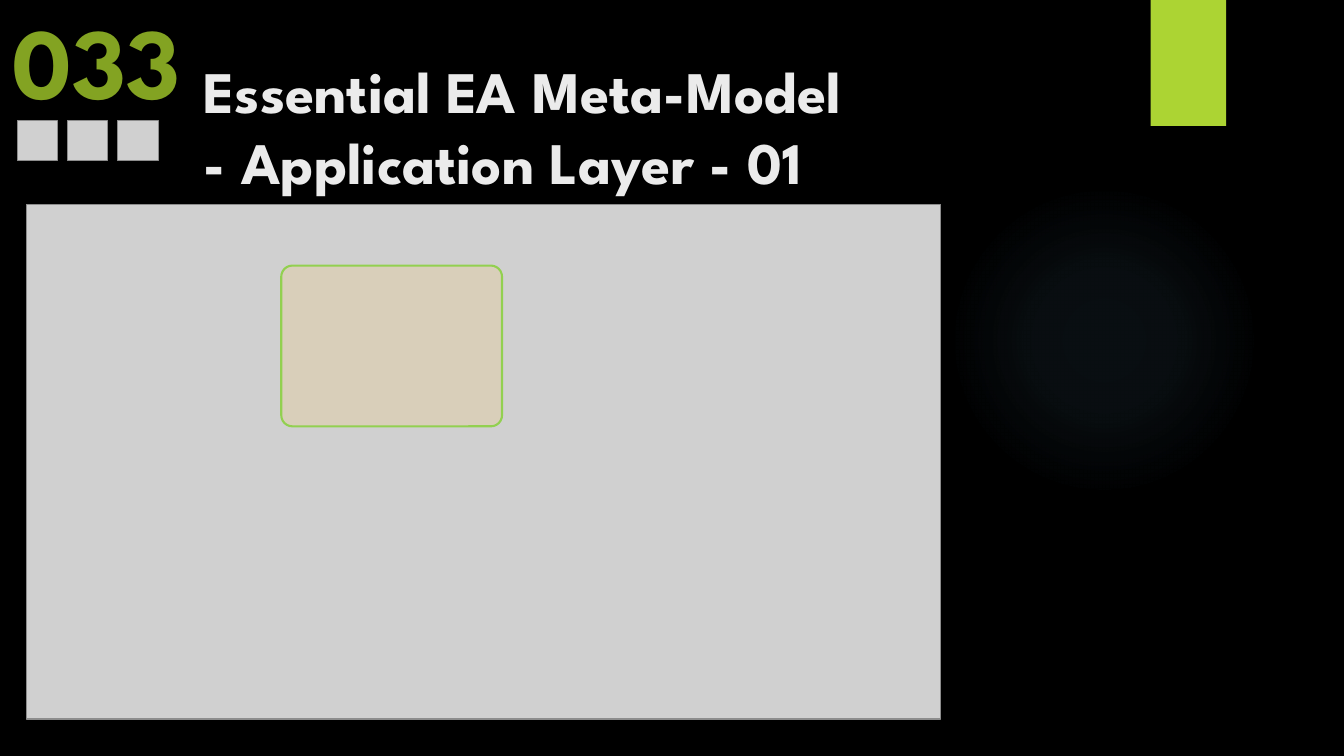
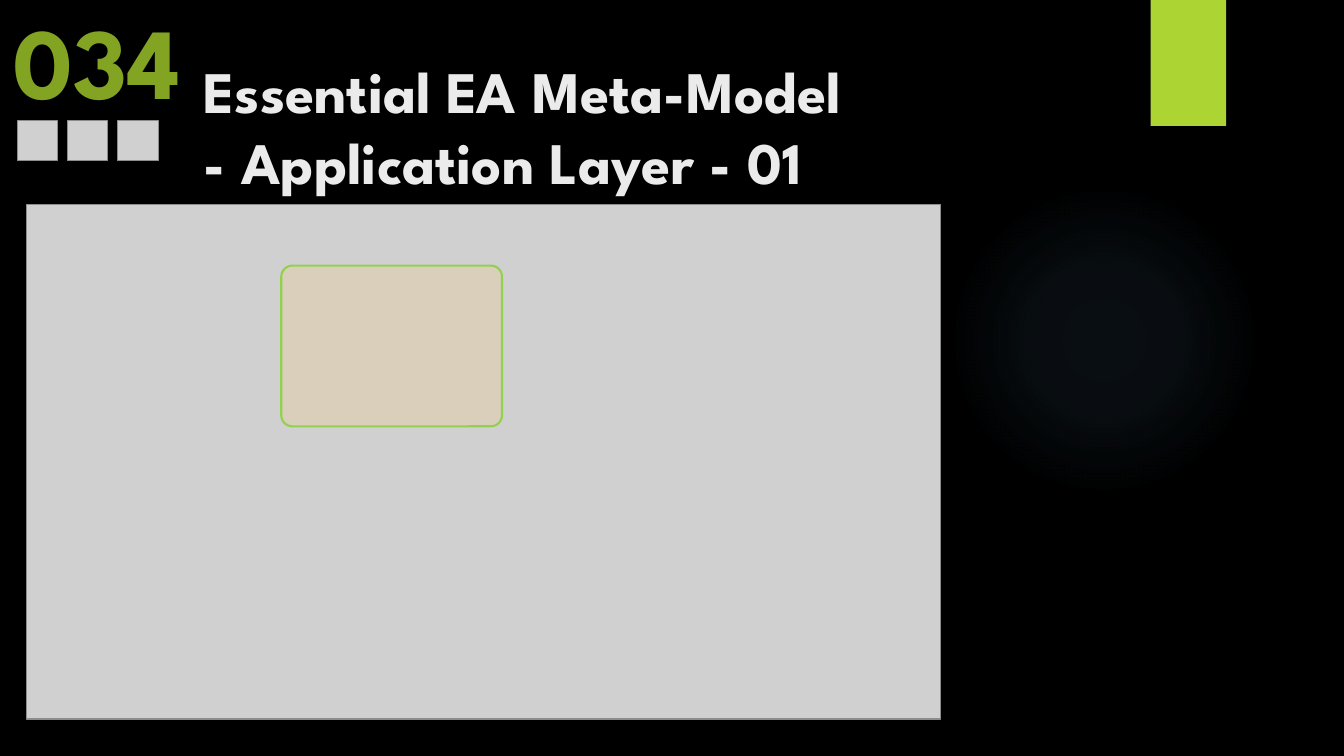
Before and after one commit to yasenstar/EA_MetaModel, a slide deck: slide 56 of Master_EAS_Meta-Model.pptx (slide 55 before the commit). Drawn at 1344x756 pixels with LibreOffice and Linux fonts; fonts in the diff are those of the drawing; grey boxes stand for pictures; background and template pictures are left out. Boxes give left, top, right and bottom in pixels: in the first picture for what was removed or moved away, otherwise in the second. Text is boxed around its words. In the diff, an @@ line names an element or a change of style, - is before the commit and + after.

```diff
--- a/Master_EAS_Meta-Model.pptx
+++ b/Master_EAS_Meta-Model.pptx
@@ text at (13,31,180,128): text changed @@
-033
+034
```
Also in this commit, not shown: 1 slide added, 4 other files.
